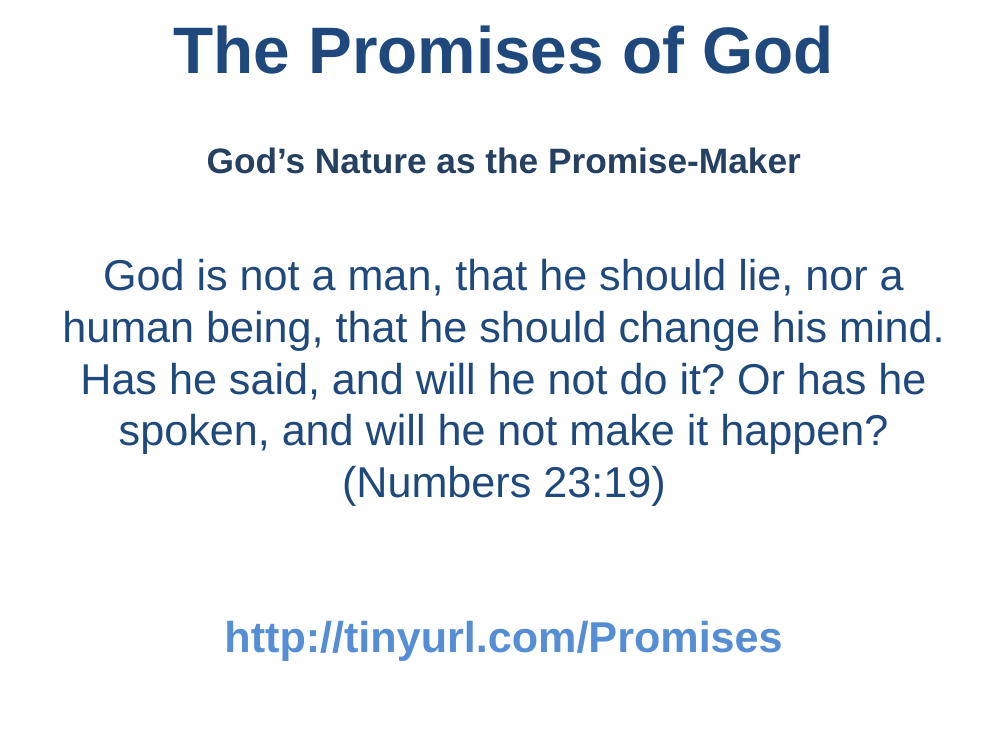
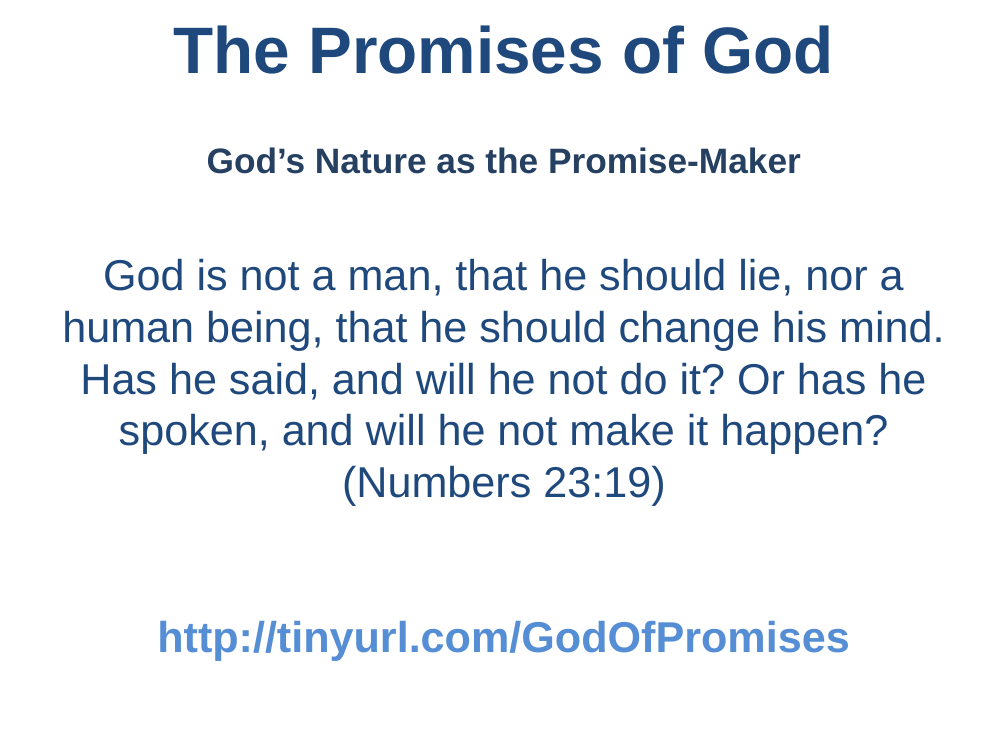
Before and after one commit to UsefulEngines/EvangelismPublic, a slide deck: slide 1 of 2025-Q4/Promises1/2025-10-05-Promises1.pptx. Drawn at 1008x756 pixels with LibreOffice and Linux fonts; fonts in the diff are those of the drawing. Boxes give left, top, right and bottom in pixels: in the first picture for what was removed or moved away, otherwise in the second. Text is boxed around its words. In the diff, an @@ line names an element or a change of style, - is before the commit and + after.

```diff
--- a/2025-Q4/Promises1/2025-10-05-Promises1.pptx
+++ b/2025-Q4/Promises1/2025-10-05-Promises1.pptx
@@ text at [157,620,849,661]: text changed @@
-http://tinyurl.com/Promises
+http://tinyurl.com/GodOfPromises
```
Also in this commit, not shown: 2 other files.
